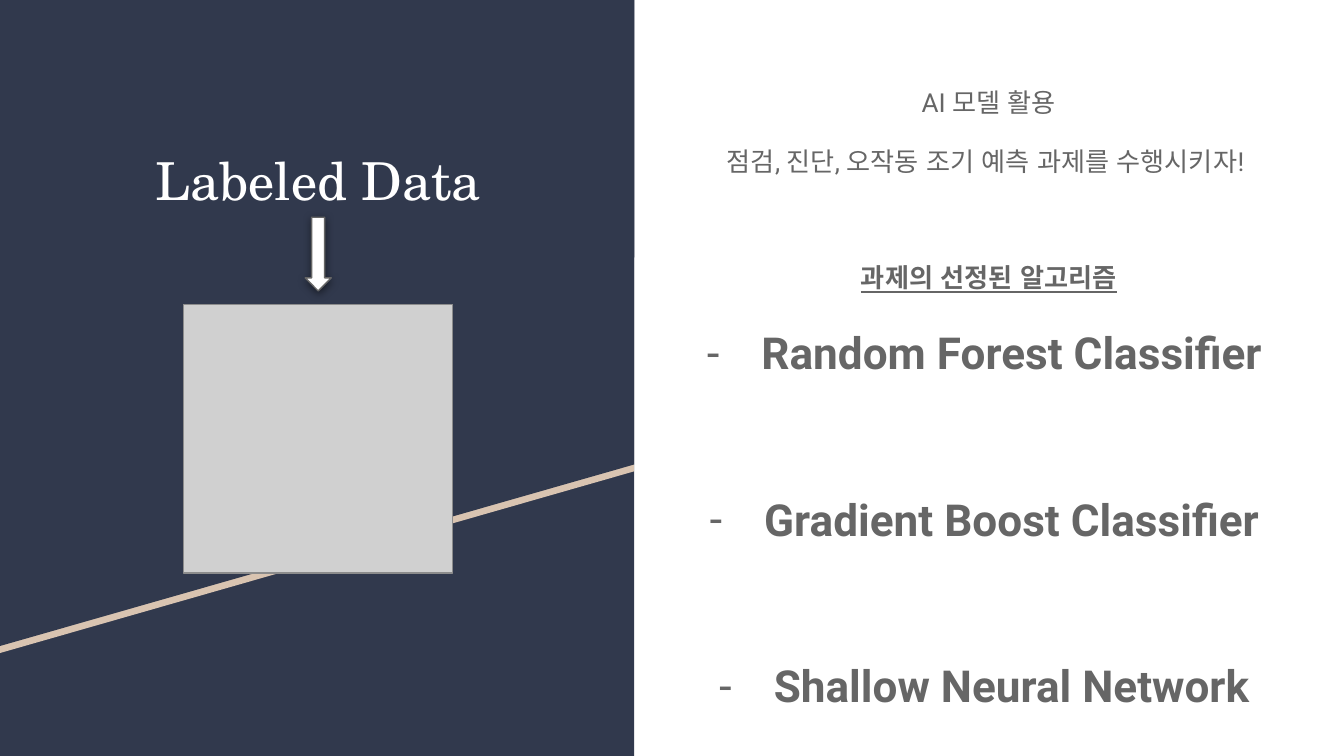
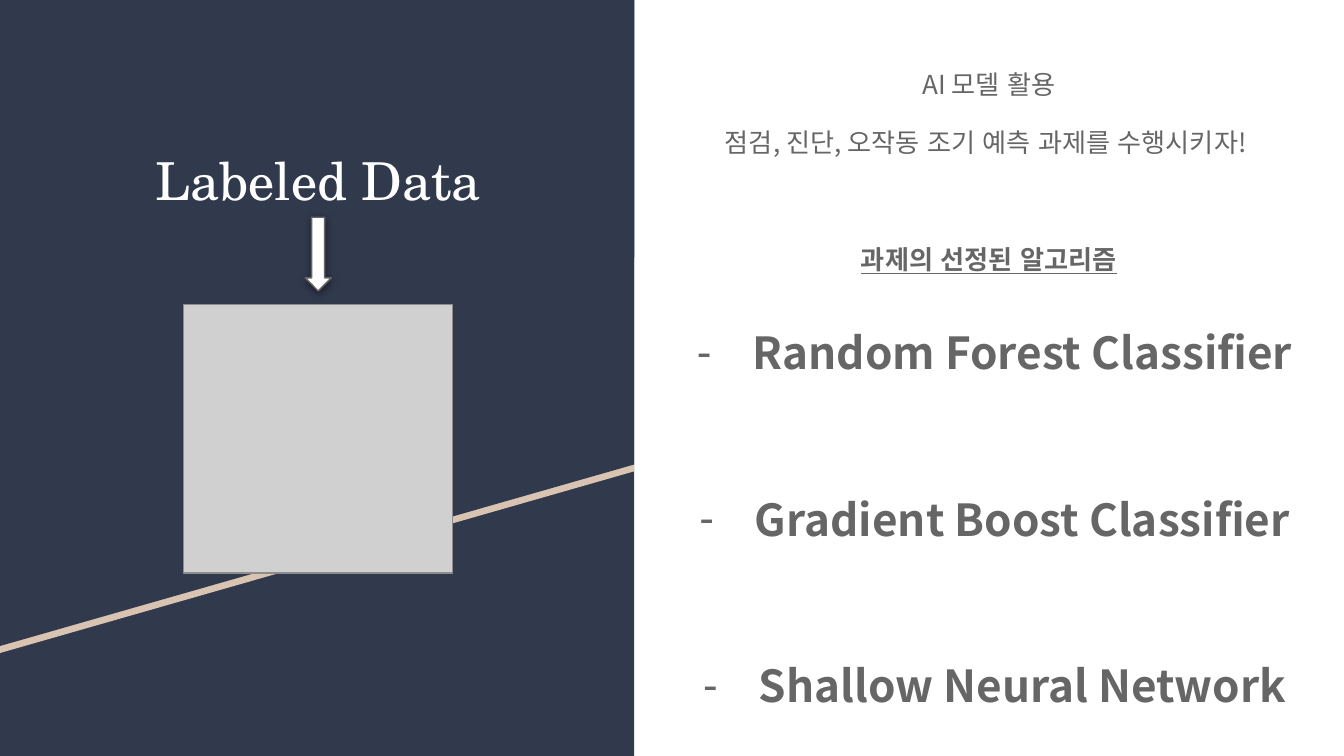
Before and after one commit to DonHK-97/Gradient-Boost-Classifier-for-Machine-Malfunction, a slide deck: slide 3 of Docs/공모전_발표자료.pptx. Drawn at 1344x756 pixels with LibreOffice and Linux fonts; fonts in the diff are those of the drawing; grey boxes stand for pictures. Boxes give left, top, right and bottom in pixels: in the first picture for what was removed or moved away, otherwise in the second. Text is boxed around its words. In the diff, an @@ line names an element or a change of style, - is before the commit and + after.

```diff
--- a/Docs/공모전_발표자료.pptx
+++ b/Docs/공모전_발표자료.pptx
@@ text "AI 모델 활용" at <box>725,72,1247,274</box>: font Roboto to Noto Sans CJK KR @@
@@ text "AI 모델 활용": place and size @@
-text "AI 모델 활용" at <box>727,90,1245,293</box>
+text "AI 모델 활용" at <box>725,72,1247,274</box>
@@ text "Random Forest Classifier" at <box>753,333,1293,703</box>: font Roboto to Noto Sans CJK KR @@
```
Also in this commit, not shown: 6 other slides changed, 1 slide added, 5 other files.
